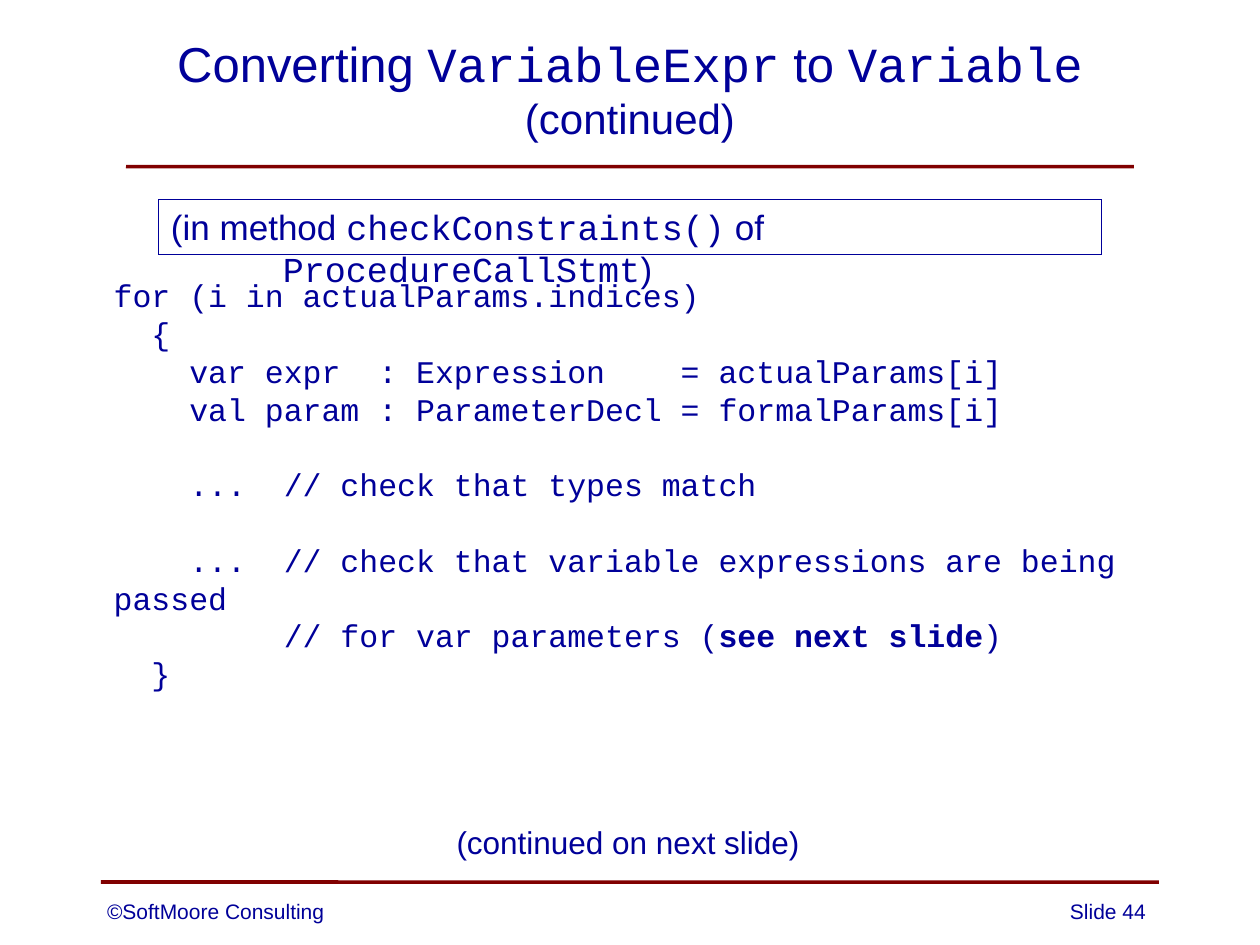
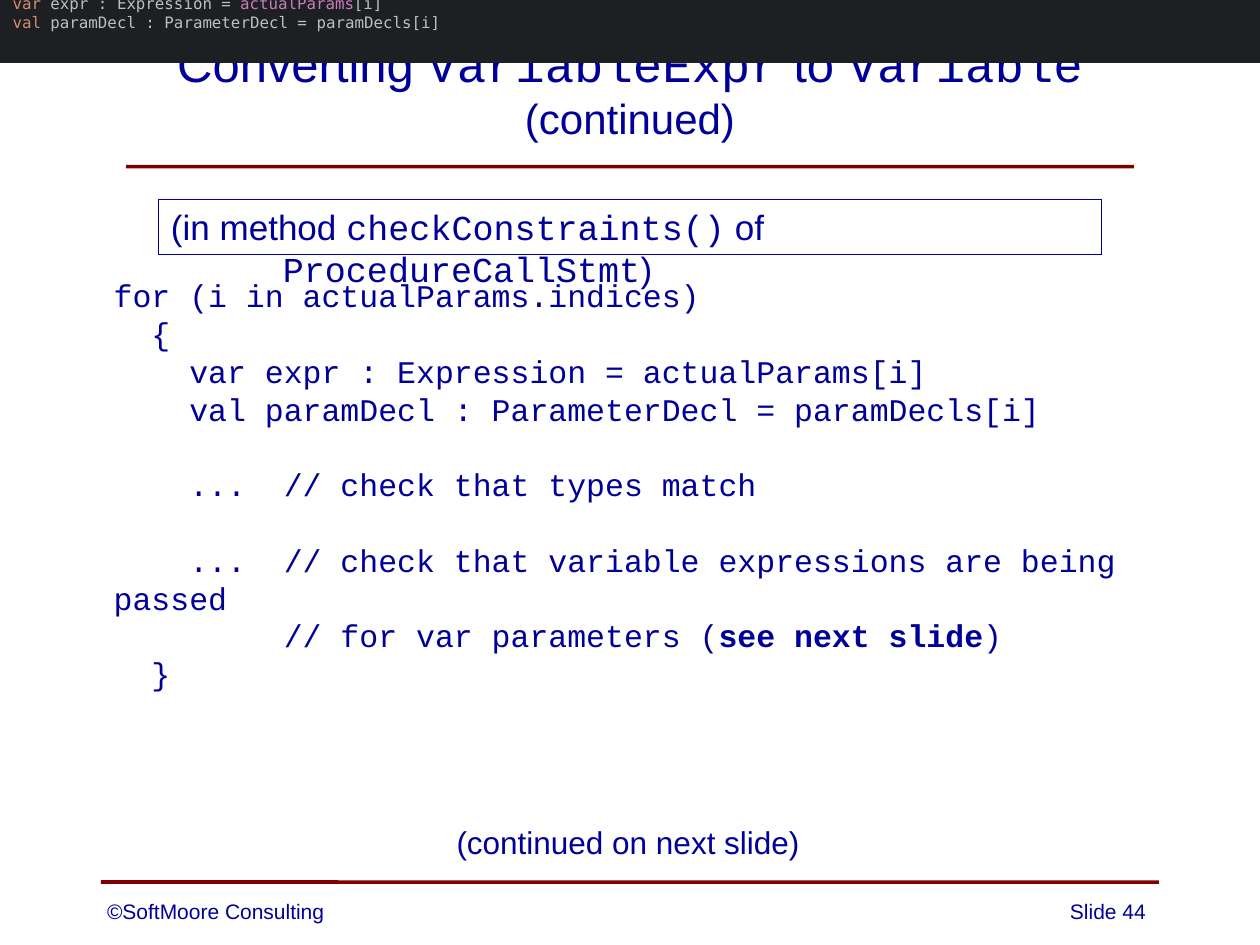
Before and after one commit to SoftMoore/CPRL-Kt-3rd, a slide deck: slide 44 of PowerPoints/13 - Subprograms.pptx. Drawn at 1260x945 pixels with LibreOffice and Linux fonts; fonts in the diff are those of the drawing. Boxes give left, top, right and bottom in pixels: in the first picture for what was removed or moved away, otherwise in the second. Text is boxed around its words. In the diff, an @@ line names an element or a change of style, - is before the commit and + after.

```diff
--- a/PowerPoints/13 - Subprograms.pptx
+++ b/PowerPoints/13 - Subprograms.pptx
@@ rectangle added at (0, 0, 1260, 63), fill #1E1F22, 9 pt, text #BCBEC4 @@
+var expr : Expression = actualParams[i]
+val paramDecl : ParameterDecl = paramDecls[i]
@@ text at (189, 398, 1040, 428): text changed @@
-val param : ParameterDecl = formalParams[i]
+val paramDecl : ParameterDecl = paramDecls[i]
```
Also in this commit, not shown: 3 other slides changed.
